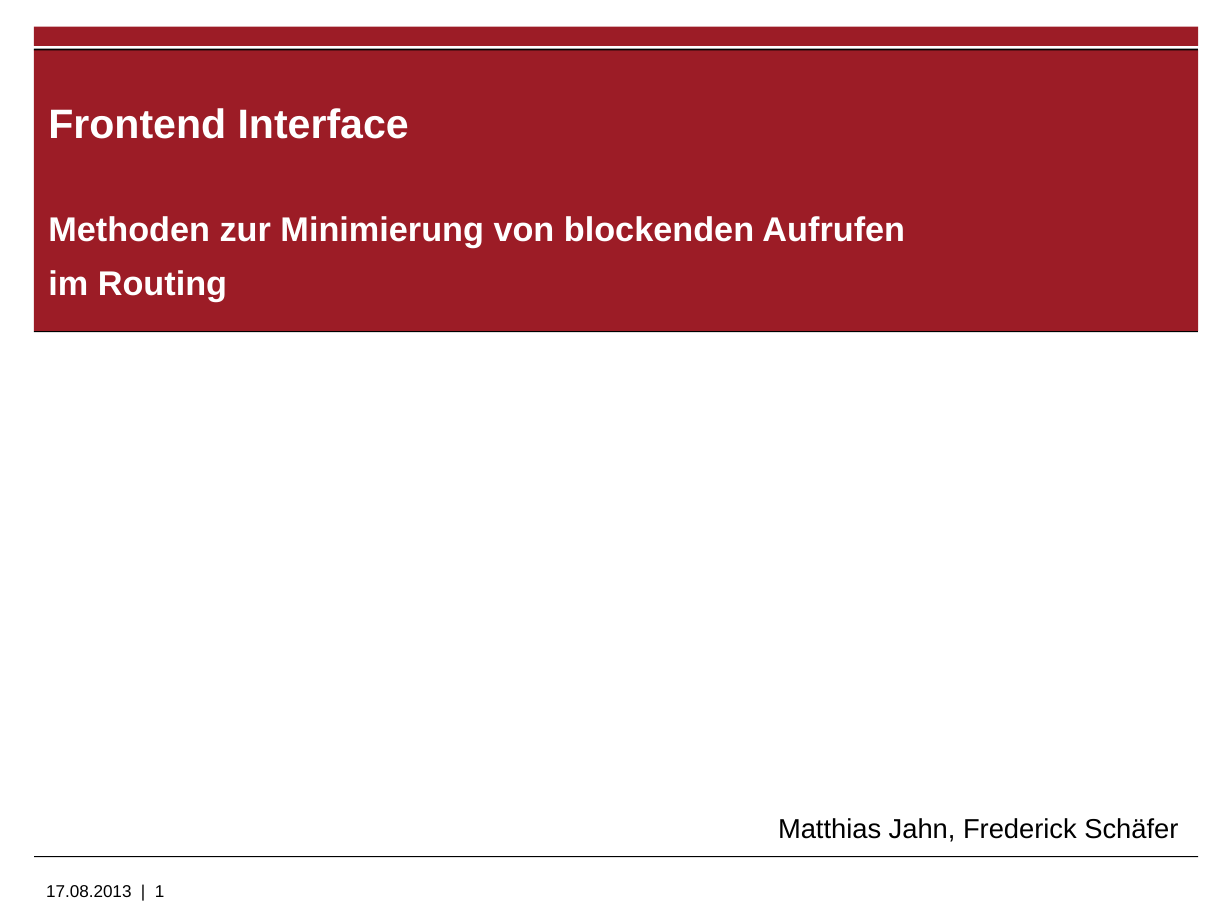
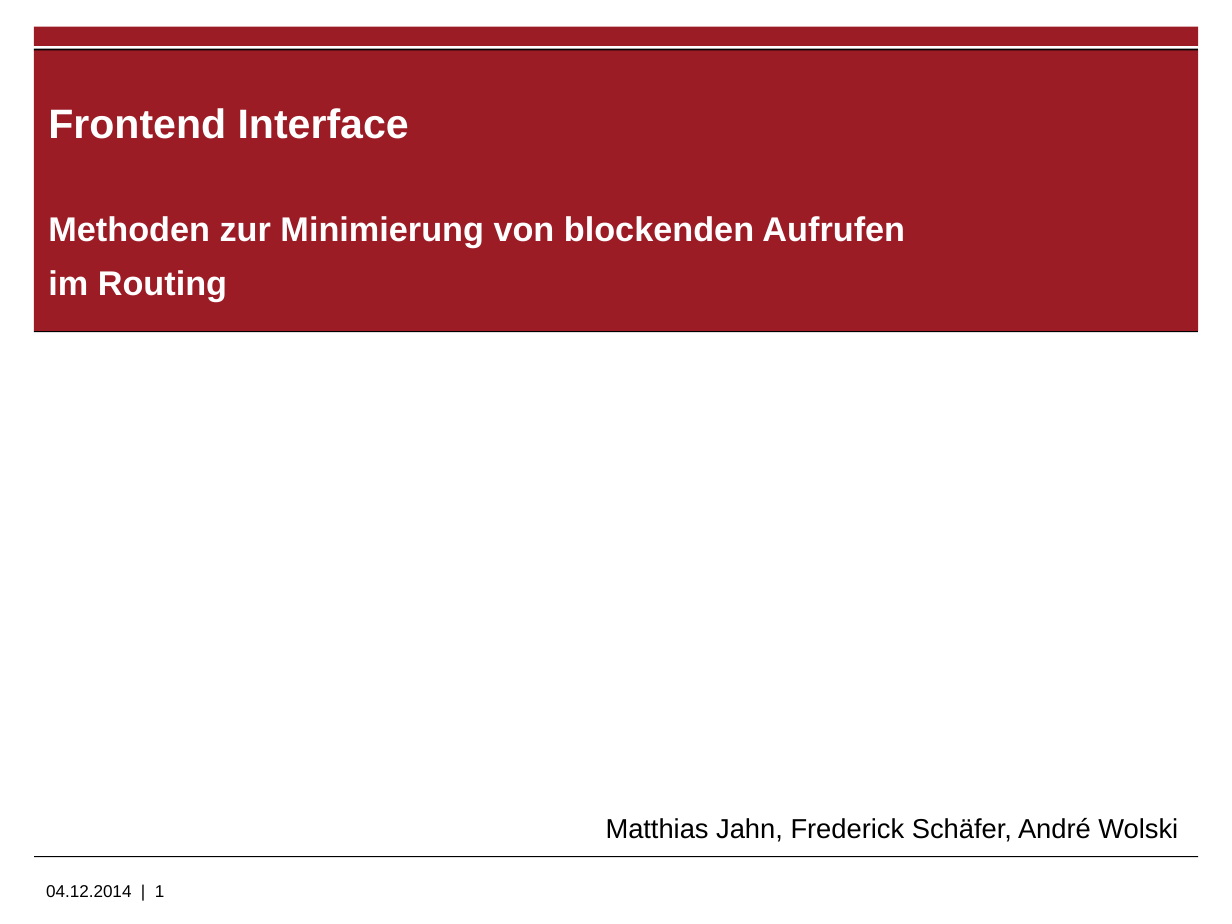
Before and after one commit to LittleCherry722/ServiceHost, a slide deck: slide 1 of Praesentationen/Futures und Routing.pptx. Drawn at 1232x924 pixels with LibreOffice and Linux fonts; fonts in the diff are those of the drawing; background and template pictures are left out. Boxes give left, top, right and bottom in pixels: in the first picture for what was removed or moved away, otherwise in the second. Text is boxed around its words. In the diff, an @@ line names an element or a change of style, - is before the commit and + after.

```diff
--- a/Praesentationen/Futures und Routing.pptx
+++ b/Praesentationen/Futures und Routing.pptx
@@ text at <box>606,818,1178,842</box>: text changed @@
-Matthias Jahn, Frederick Schäfer
+Matthias Jahn, Frederick Schäfer, André Wolski
@@ text at <box>46,885,165,897</box>: text changed @@
-17.08.2013 | 1
+04.12.2014 | 1
```
Also in this commit, not shown: 3 other slides changed, 2 slides added, 1 other file.
